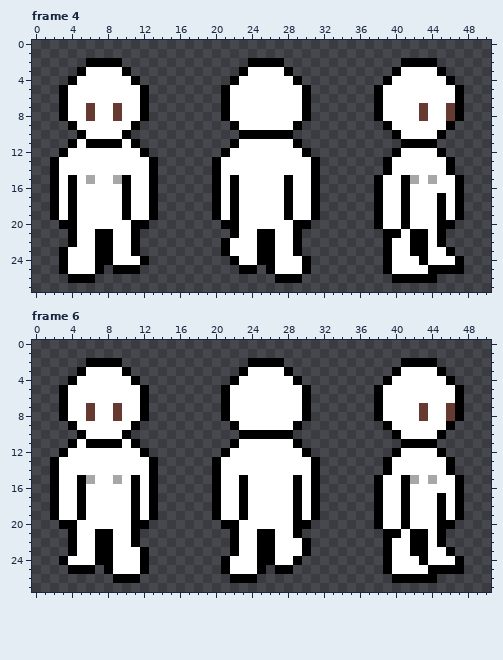
Two versions of one pixel-art file, Assets/Sprites/Humanoid.aseprite. The picture above is the old version.
51x28 pixels, 8 frames. Shown: frame 4, frame 6. The commit also changed other frames, which this record leaves out.
The result:
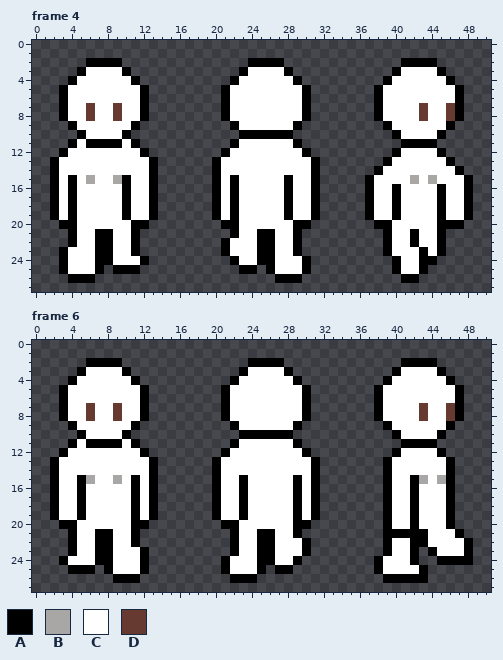
Palette (. is transparent): A #000000  B #a9a7a6  C #ffffff  D #663931
The exact change:
Frame 4, layers "Torso", "Legs":
y 14: x 38..39 .A -> AC; x 46..47 A. -> CA
y 15: x 37..38 .A -> AC; x 41 A -> C; x 47..48 A. -> CA
y 16: x 37..38 .A -> AC; x 40..41 CA -> AC; x 45 C -> A; x 47..48 A. -> CA
y 17..19: x 37..38 .A -> AC; x 40..41 CA -> AC; x 47..48 A. -> CA
y 20: x 39 C -> A; x 41 A -> C; x 47 . -> A
y 21: x 40 A -> C; x 43 A -> C
y 22: x 43 A -> C
y 23: x 42 A -> C; x 45..46 CA -> A.
y 24: x 39..40 AC -> .A; x 44..47 CCCA -> A...
y 25: x 39..40 AC -> .A; x 43..47 CAAAA -> A....
y 26: x 40 A -> .; x 43..44 AA -> ..
Frame 6, layers "Torso", "Legs":
y 15: x 38..39 AC -> .A; x 41..47 ABCBCCA -> CABCBA.
y 16: x 38..39 AC -> .A; x 41..42 AC -> CA; x 46..47 CA -> A.
y 17..19: x 38..39 AC -> .A; x 41..42 AC -> CA; x 45..47 ACA -> CA.
y 20: x 38..39 AC -> .A; x 41..42 AC -> CA; x 45 A -> C
y 21: x 41 C -> A; x 45..47 A.. -> CCA
y 22: x 45..48 A... -> CCCA
y 23: x 43..44 AC -> .A; x 46..48 A.. -> CCA
y 24: x 38..39 .A -> AC; x 42..46 CACCC -> A..AA; x 48 . -> A
y 25: x 38..39 .A -> AC; x 43..47 CAAAA -> A....
y 26: x 39 . -> A; x 44 A -> .
Changed places in both pictures, as pixel boxes (x1, y1, x2, y2):
changed: (365, 166, 473, 283)
changed: (374, 475, 473, 583)
